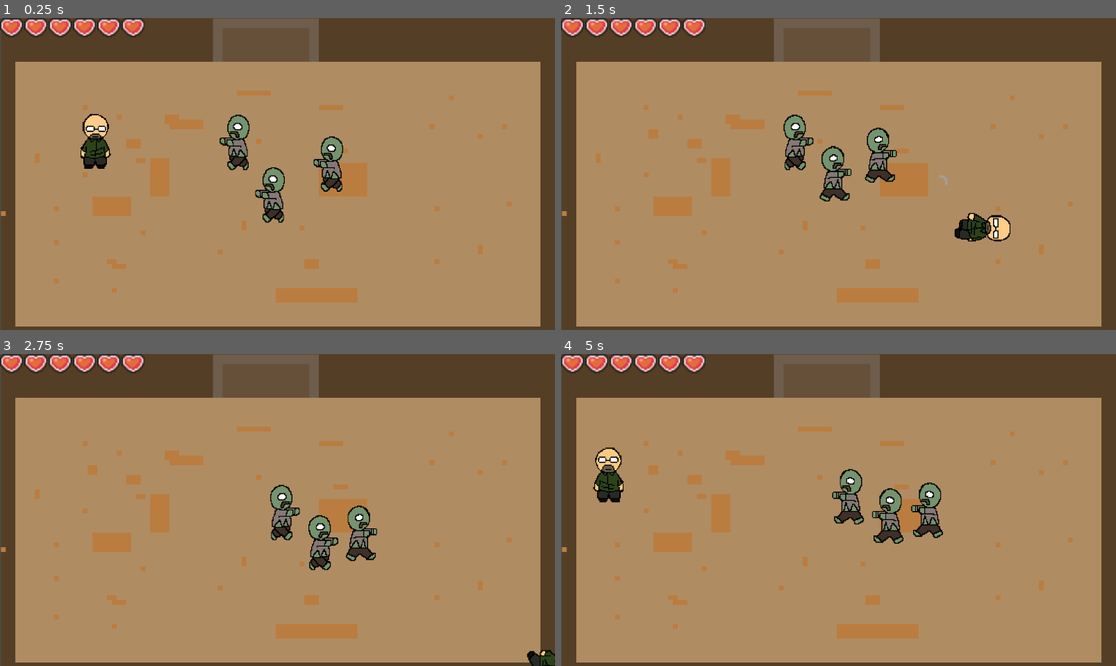
Above: before the commit, frames 1-4 (two rows, left to right).
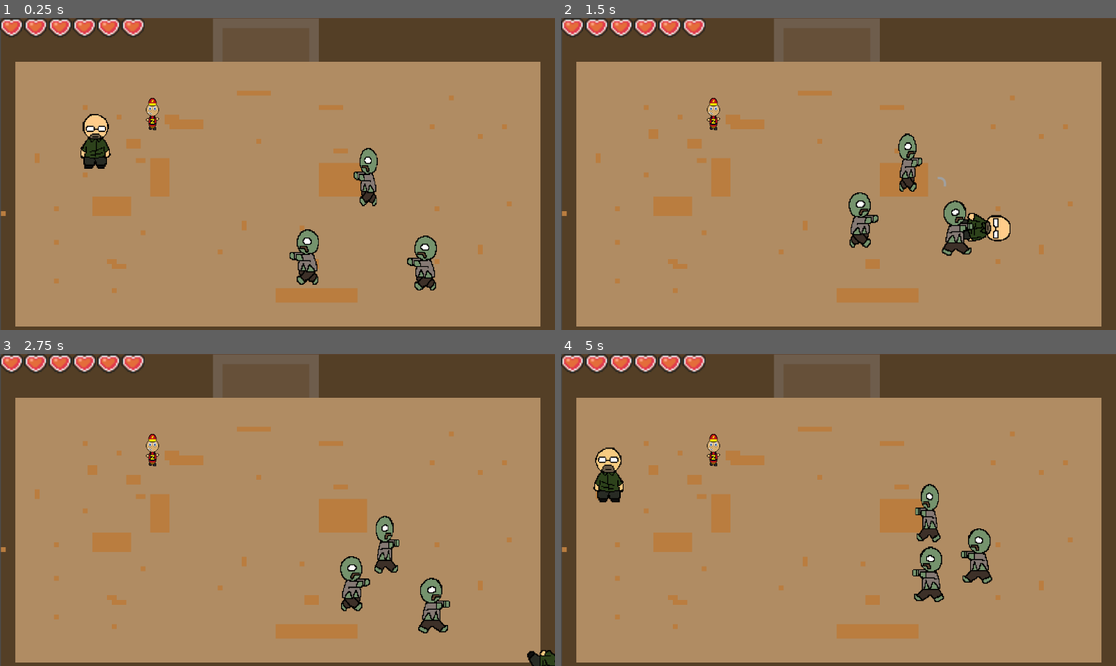
Above: after the commit, the same moments.

Repository: bcorrigall/ratknight
Game: Godot game, scene res://main.tscn
The game is run twice, just before and just after one commit, with the same random seed, the same clock (stepped at 60 frames per second) and the same inputs.
Inputs (mouse positions are in pixels of both pictures, inside the frame that each line leads up to):
- Up to frame 1 (0.25 s): no input
- Up to frame 2 (1.5 s): move the mouse to (960, 158) at 0.52 s; hold Right (move_right) 0.53-1.28 s; hold Shift (dash) 0.53-1.28 s; move the mouse to (727, 189) at 1.27 s; hold S (move_down) from 1.28 s (still down); click (727, 189) at 1.35 s
- Up to frame 3 (2.75 s): move the mouse to (333, 441) at 2.02 s; release S (move_down) at 2.03 s; hold Right (move_right) from 2.03 s (still down); hold Shift (dash) from 2.03 s (still down)
- Up to frame 4 (5 s): move the mouse to (810, 572) at 2.77 s; release Right (move_right) at 2.78 s; release Shift (dash) at 2.78 s; hold Up (move_up) 2.78-3.53 s; click (810, 572) at 2.85 s; move the mouse to (1005, 556) at 3.52 s; hold Shift (dash) 3.53-4.28 s; hold A (move_left) from 3.53 s (still down); move the mouse to (672, 463) at 4.27 s; click (672, 463) at 4.35 s

The runs differ from the first frame. In frame 1, 3.9% of the frame differs, in the area x 26-79%, y 25-88%; in frame 2, 4.0%, in the area x 26-75%, y 25-77%; in frame 3, 3.9%; in frame 4, 3.4%.
Error after the commit: Attempt to call function 'updateHearts' in base 'null instance' on a null instance. (res://item.gd:31)

Commit message:
Heart item

Diff:
--- /dev/null
+++ b/item.gd
@@ -0,0 +1,31 @@
+extends Node2D
+signal healthInc
+var type = 0
+
+# Called when the node enters the scene tree for the first time.
+func _ready():
+	randomize()
+	type = randi() % 6
+
+
+# Called every frame. 'delta' is the elapsed time since the previous frame.
+func _process(delta):
+	if(type <= 2):
+		$ItemSprite.animation = "Guy"
+	if(type >= 3):
+		$ItemSprite.animation = "Heart"
+
+
+
+
+
+
+func _on_area_entered(area):
+
+	if(area.name.match("theRatArea2D")):
+		print("hello")
+		var new = area.get_parent().get_parent().maxHealth+10
+		print(area.get_parent().get_parent().maxHealth)
+		area.get_parent().get_parent().maxHealth = new
+		print(area.get_parent().get_parent().maxHealth)
+		get_node("Hud").updateHearts(new)
--- /dev/null
+++ b/item.tscn
@@ -0,0 +1,43 @@
+[gd_scene load_steps=6 format=3 uid="uid://b8jr1fo2vjojr"]
+
+[ext_resource type="Texture2D" uid="uid://bjimheo2js26y" path="res://assets/pixil-frame-1.png" id="1_3gsyt"]
+[ext_resource type="Script" path="res://item.gd" id="1_fd45f"]
+[ext_resource type="Texture2D" uid="uid://b6nb6d5reo35g" path="res://assets/test/heart/Heart.png" id="3_osdty"]
+
+[sub_resource type="RectangleShape2D" id="RectangleShape2D_g4ir3"]
+size = Vector2(80, 68)
+
+[sub_resource type="SpriteFrames" id="SpriteFrames_fy37g"]
+animations = [{
+"frames": [{
+"duration": 1.0,
+"texture": ExtResource("1_3gsyt")
+}],
+"loop": true,
+"name": &"Guy",
+"speed": 5.0
+}, {
+"frames": [{
+"duration": 1.0,
+"texture": ExtResource("3_osdty")
+}],
+"loop": true,
+"name": &"Heart",
+"speed": 5.0
+}]
+
+[node name="Item" type="Area2D"]
+script = ExtResource("1_fd45f")
+
+[node name="CollisionShape2D" type="CollisionShape2D" parent="."]
+position = Vector2(5, -5)
+shape = SubResource("RectangleShape2D_g4ir3")
+
+[node name="ItemSprite" type="AnimatedSprite2D" parent="."]
+position = Vector2(6, 0)
+sprite_frames = SubResource("SpriteFrames_fy37g")
+animation = &"Heart"
+
+[connection signal="area_entered" from="." to="." method="_on_area_entered"]
+[connection signal="body_entered" from="." to="." method="_on_body_entered"]
+[connection signal="child_entered_tree" from="CollisionShape2D" to="." method="_on_collision_shape_2d_child_entered_tree"]
--- a/main.tscn
+++ b/main.tscn
@@ -1,10 +1,11 @@
-[gd_scene load_steps=8 format=3 uid="uid://ck24t8ix5ipiv"]
+[gd_scene load_steps=9 format=3 uid="uid://ck24t8ix5ipiv"]
 
 [ext_resource type="Script" path="res://main.gd" id="1_kb2s1"]
 [ext_resource type="PackedScene" uid="uid://ct7akgrsmoosc" path="res://the_rat.tscn" id="2_fgrnw"]
 [ext_resource type="PackedScene" uid="uid://bd1rvmtjug7o8" path="res://enemy.tscn" id="3_d7vqg"]
 [ext_resource type="Texture2D" uid="uid://bow5v7o1kvoam" path="res://assets/tileset.png" id="3_f0uep"]
 [ext_resource type="PackedScene" uid="uid://ctyd5jhqe7mis" path="res://hud.tscn" id="5_57i1q"]
+[ext_resource type="PackedScene" uid="uid://b8jr1fo2vjojr" path="res://item.tscn" id="6_ebi3h"]
 
 [sub_resource type="TileSetAtlasSource" id="TileSetAtlasSource_hf4va"]
 texture = ExtResource("3_f0uep")
@@ -44,16 +45,21 @@
 format = 2
 layer_0/tile_data = PackedInt32Array(851976, 65536, 0, 917512, 65536, 0, 983048, 65536, 0, 1048584, 65536, 0, 1048585,  …(140811 unchanged characters)…
 
+[node name="HUD" parent="." instance=ExtResource("5_57i1q")]
+metadata/HUD = true
+
+[node name="Item" parent="." instance=ExtResource("6_ebi3h")]
+position = Vector2(319, 204)
+
+[node name="Enemy2" parent="." instance=ExtResource("3_d7vqg")]
+z_index = 1
+position = Vector2(906, 521)
+
 [node name="Enemy" parent="." instance=ExtResource("3_d7vqg")]
 z_index = 1
-position = Vector2(713, 309)
+position = Vector2(660, 512)
 
 [node name="Enemy3" parent="." instance=ExtResource("3_d7vqg")]
 z_index = 1
-position = Vector2(591, 378)
-
-[node name="Enemy2" parent="." instance=ExtResource("3_d7vqg")]
-z_index = 1
-position = Vector2(519, 262)
-
-[node name="HUD" parent="." instance=ExtResource("5_57i1q")]
+position = Vector2(789, 337)
+scale = Vector2(0.801474, 1.05166)
--- a/the_rat.tscn
+++ b/the_rat.tscn
@@ -13,6 +13,10 @@
 [ext_resource type="Texture2D" uid="uid://dwt4fukvwf6og" path="res://assets/test/mainCharacter/right/right4.png" id="10_qof45"]
 [ext_resource type="Texture2D" uid="uid://cdxvgly4asu1i" path="res://assets/test/mainCharacter/right/right5.png" id="11_i1m4i"]
 [ext_resource type="PackedScene" uid="uid://bsnf7mnfrii3c" path="res://weapon.tscn" id="13_5ikvp"]
+
+[sub_resource type="CapsuleShape2D" id="CapsuleShape2D_vciue"]
+radius = 133.333
+height = 600.0
 
 [sub_resource type="SpriteFrames" id="SpriteFrames_63iob"]
 animations = [{
@@ -65,26 +69,25 @@
 "speed": 5.0
 }]
 
-[sub_resource type="CapsuleShape2D" id="CapsuleShape2D_vciue"]
-radius = 133.333
-height = 600.0
-
 [node name="theRat" type="Node2D"]
 script = ExtResource("1_8mm2x")
 
 [node name="playerMovement" type="CharacterBody2D" parent="."]
+
+[node name="theRatArea2D" type="Area2D" parent="playerMovement"]
+scale = Vector2(0.15, 0.15)
+
+[node name="CollisionShape2D" type="CollisionShape2D" parent="playerMovement/theRatArea2D"]
+shape = SubResource("CapsuleShape2D_vciue")
+one_way_collision = true
 
 [node name="playerSprites" type="AnimatedSprite2D" parent="."]
 scale = Vector2(0.15, 0.15)
 sprite_frames = SubResource("SpriteFrames_63iob")
 animation = &"right"
 
-[node name="Area2D" type="Area2D" parent="playerSprites"]
-
-[node name="CollisionShape2D" type="CollisionShape2D" parent="playerSprites/Area2D"]
-shape = SubResource("CapsuleShape2D_vciue")
-
 [node name="Weapon" parent="." instance=ExtResource("13_5ikvp")]
+position = Vector2(-3, 4)
 
 [node name="Timer" type="Timer" parent="."]
 
Binary file added: assets/pixil-frame-1.png
Not shown, added: assets/pixil-frame-1.png.import
Not shown, added: ratKnight.zip
